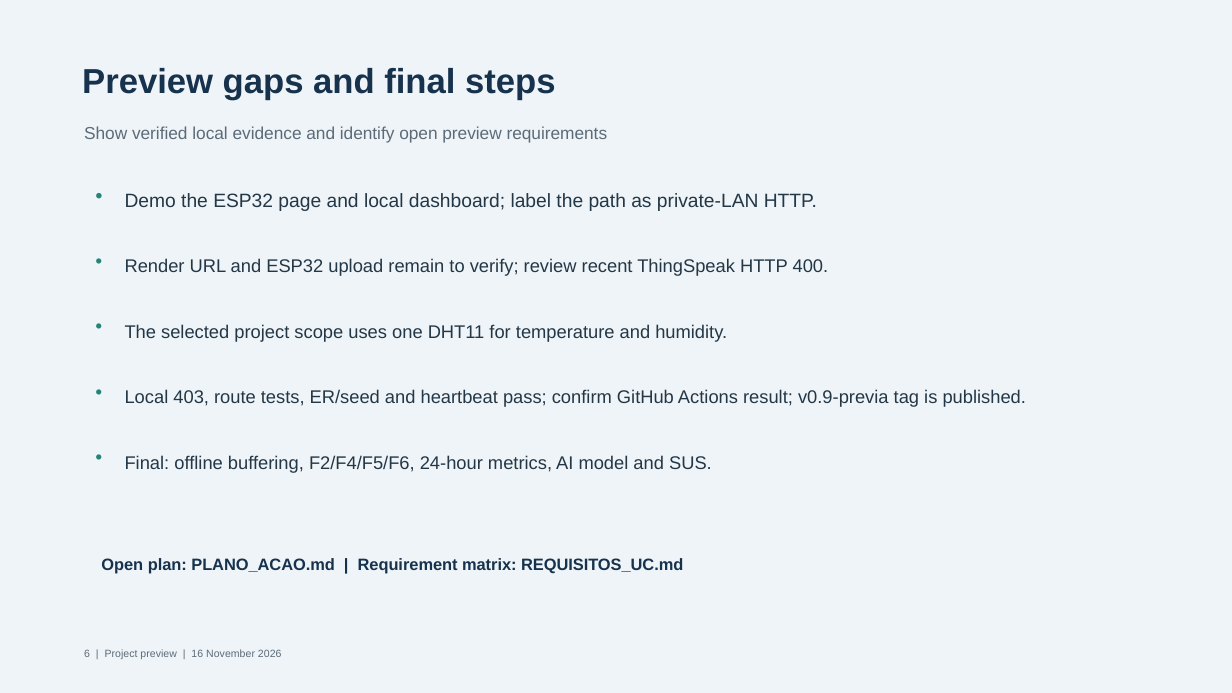
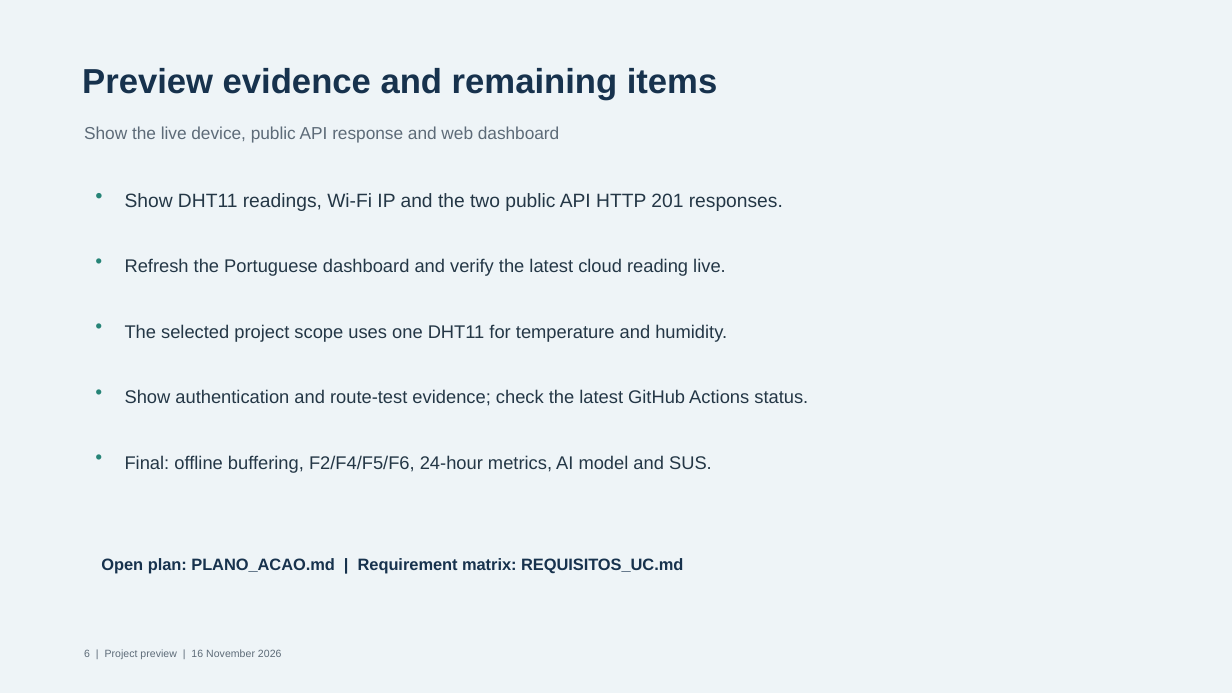
Before and after one commit to JoelsonJose/Monitoramento-de-Temperatura-e-Umidade, a slide deck: slide 6 of entregas/Apresentacao_Previa_IoT.pptx. Drawn at 1232x693 pixels with LibreOffice and Linux fonts; fonts in the diff are those of the drawing. Boxes give left, top, right and bottom in pixels: in the first picture for what was removed or moved away, otherwise in the second. Text is boxed around its words. In the diff, an @@ line names an element or a change of style, - is before the commit and + after.

Commit message:
Atualiza dashboard e documentos da previa

```diff
--- a/entregas/Apresentacao_Previa_IoT.pptx
+++ b/entregas/Apresentacao_Previa_IoT.pptx
@@ text at (x1=82, y1=68, x2=717, y2=100): text changed @@
-Preview gaps and final steps
+Preview evidence and remaining items
@@ text at (x1=84, y1=126, x2=559, y2=143): text changed @@
-Show verified local evidence and identify open preview requirements
+Show the live device, public API response and web dashboard
@@ text at (x1=125, y1=193, x2=783, y2=211): text changed @@
-Demo the ESP32 page and local dashboard; label the path as private-LAN HTTP.
+Show DHT11 readings, Wi-Fi IP and the two public API HTTP 201 responses.
@@ text at (x1=125, y1=258, x2=726, y2=276): text changed @@
-Render URL and ESP32 upload remain to verify; review recent ThingSpeak HTTP 400.
+Refresh the Portuguese dashboard and verify the latest cloud reading live.
@@ text at (x1=125, y1=389, x2=808, y2=405): text changed @@
-Local 403, route tests, ER/seed and heartbeat pass; confirm GitHub Actions result; v0.9-previa tag is published.
+Show authentication and route-test evidence; check the latest GitHub Actions status.
```
Also in this commit, not shown: 4 other slides changed, 14 other files.
